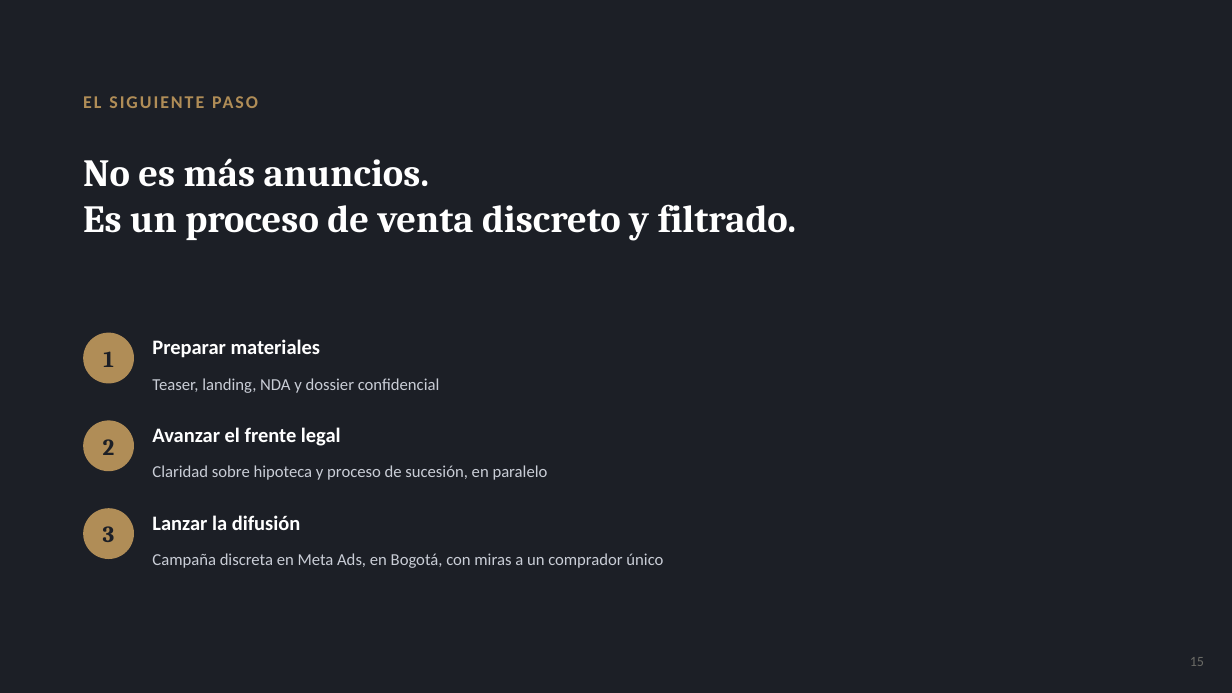
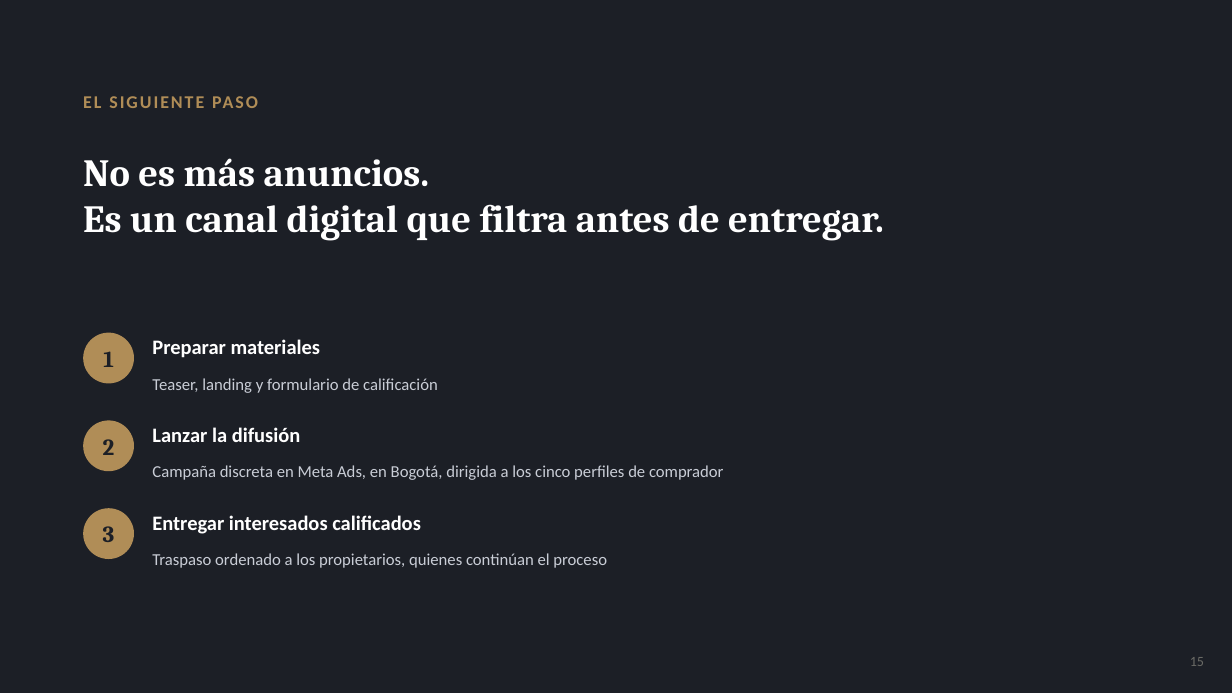
Before and after one commit to rozoerik-eng/Presentaciones-y-varios, a slide deck: slide 15 of Hosty56 - Plan de Venta (Edificio Airbnb Bogota)/Hosty56_Plan_de_Venta.pptx. Drawn at 1232x693 pixels with LibreOffice and Linux fonts; fonts in the diff are those of the drawing. Boxes give left, top, right and bottom in pixels: in the first picture for what was removed or moved away, otherwise in the second. Text is boxed around its words. In the diff, an @@ line names an element or a change of style, - is before the commit and + after.

```diff
--- a/Hosty56 - Plan de Venta (Edificio Airbnb Bogota)/Hosty56_Plan_de_Venta.pptx
+++ b/Hosty56 - Plan de Venta (Edificio Airbnb Bogota)/Hosty56_Plan_de_Venta.pptx
@@ text at bbox=[83, 204, 884, 241]: text changed @@
-Es un proceso de venta discreto y filtrado.
+Es un canal digital que filtra antes de entregar.
@@ text at bbox=[152, 378, 438, 393]: text changed @@
-Teaser, landing, NDA y dossier confidencial
+Teaser, landing y formulario de calificación
@@ text "Lanzar la difusión": place and size @@
-text "Lanzar la difusión" at bbox=[152, 515, 301, 530]
+text "Lanzar la difusión" at bbox=[152, 427, 301, 442]
@@ text removed at bbox=[152, 427, 341, 446] @@
-Avanzar el frente legal
@@ text at bbox=[152, 465, 723, 480]: text changed @@
-Claridad sobre hipoteca y proceso de sucesión, en paralelo
+Campaña discreta en Meta Ads, en Bogotá, dirigida a los cinco perfiles de comprador
@@ text added at bbox=[152, 515, 421, 534], 16 pt, text #FFFFFF, bold @@
+Entregar interesados calificados
@@ text at bbox=[152, 553, 607, 568]: text changed @@
-Campaña discreta en Meta Ads, en Bogotá, con miras a un comprador único
+Traspaso ordenado a los propietarios, quienes continúan el proceso
```
Also in this commit, not shown: 12 other slides changed, 2 slides added, 2 slides removed, 1 other file.
